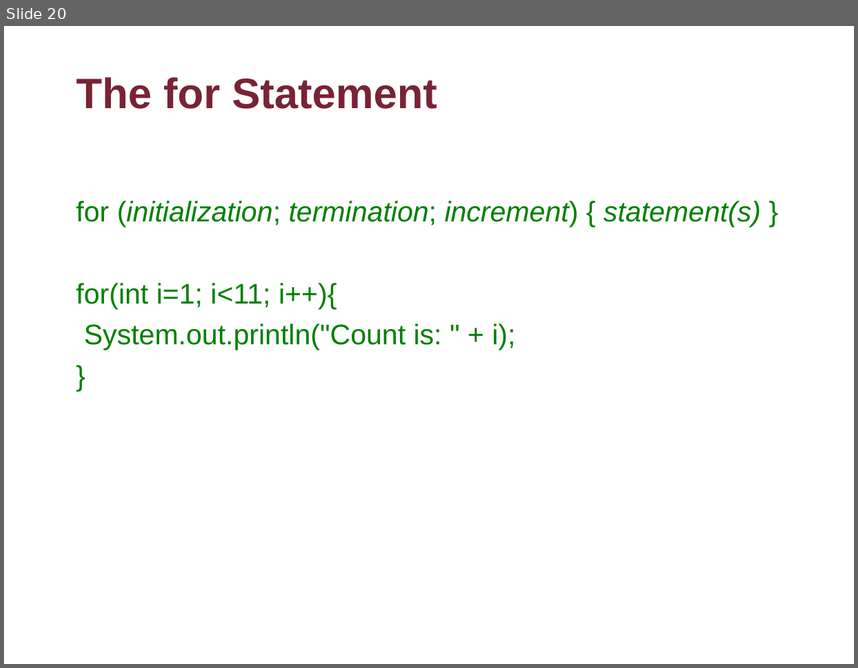
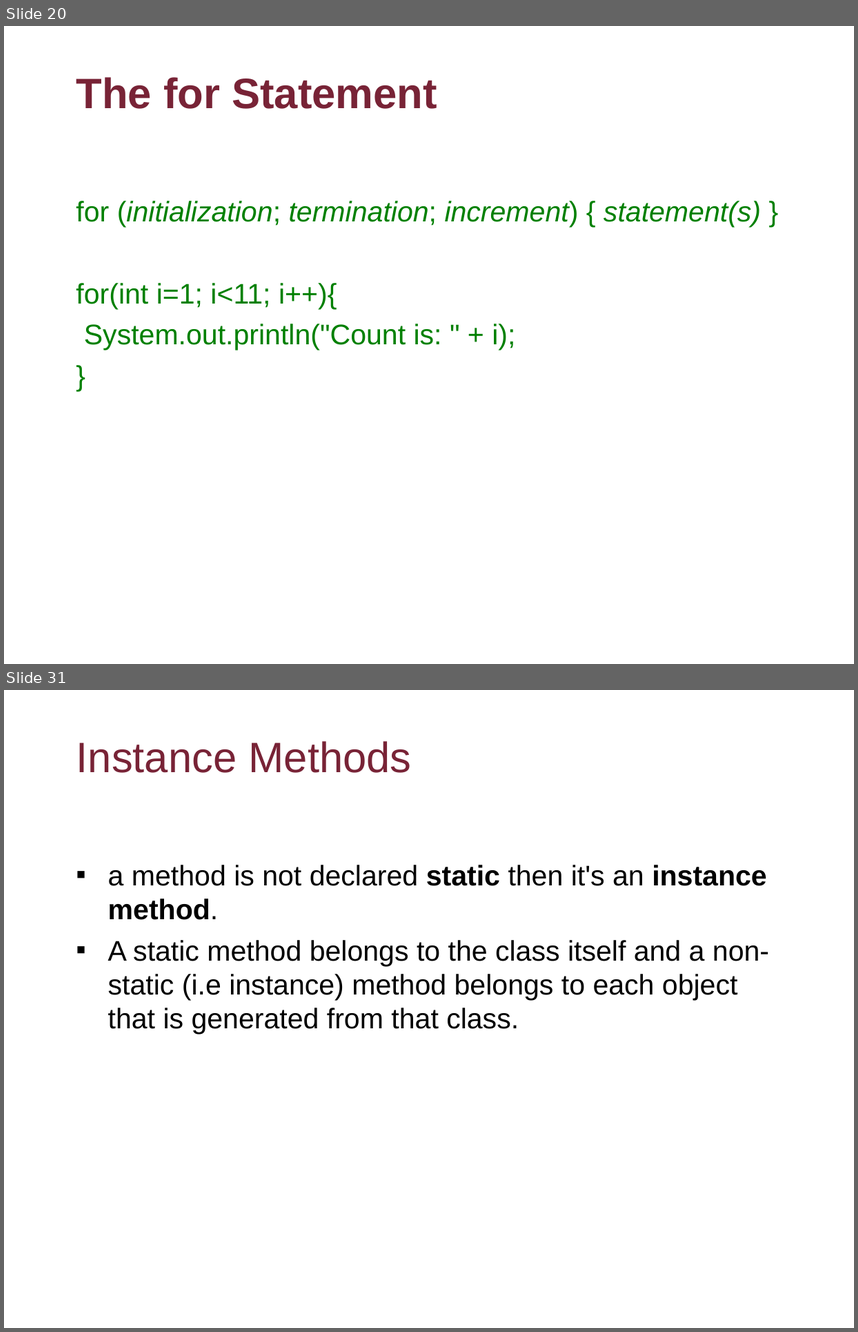
Before and after one commit to flyworker/java-workshop, a slide deck: Advanced Java Workshop-Concordia.ppt. Shown one above the other, each under a label of ours: slide 20 before the commit, slides 20 and 31 after it; the slides between them are not shown. The pictures are 858x668 and 858x1332 pixels, drawn with LibreOffice and Linux fonts; fonts in the diff are those of the drawing; background and template pictures are left out. Boxes give left, top, right and bottom in pixels: in the first picture for what was removed or moved away, otherwise in the second. Text is boxed around its words. In the diff, an @@ line names an element or a change of style, - is before the commit and + after.

```diff
--- a/Advanced Java Workshop-Concordia.ppt
+++ b/Advanced Java Workshop-Concordia.ppt
@@ slide 31 added at [4,690,854,1328], background picture (left out) @@
@@ title added at [76,741,412,773], 36 pt, text #782336 @@
+Instance Methods
@@ text added at [108,865,769,1034], 24 pt, text #000000 @@
+▪ a method is not declared static then it's an instance method.
+▪ A static method belongs to the class itself and a non-static (i.e instance) method belongs to each object that is generated from that class.
```
Also in this commit, not shown: 26 other slides added, 8 other files.
